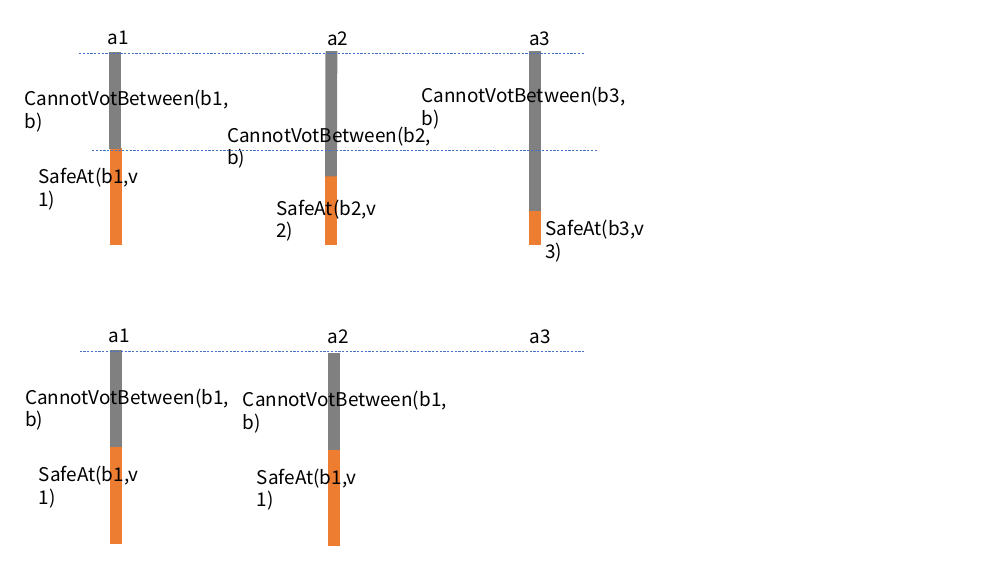
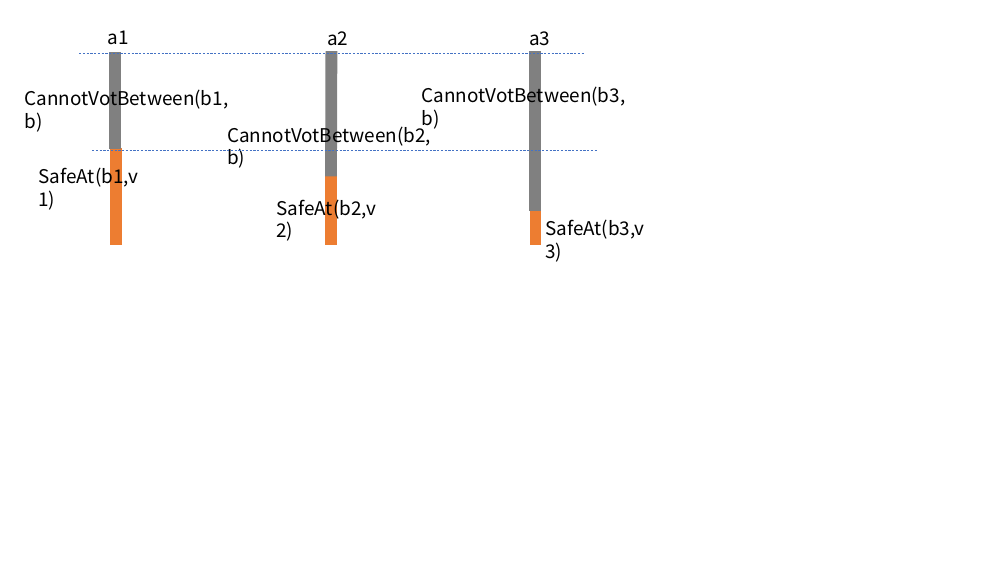
Before and after one commit to db-storage/tla_articles, a slide deck: slide 1 of drawings.pptx. Drawn at 1008x567 pixels with LibreOffice and Linux fonts; fonts in the diff are those of the drawing. Boxes give left, top, right and bottom in pixels: in the first picture for what was removed or moved away, otherwise in the second. Text is boxed around its words. In the diff, an @@ line names an element or a change of style, - is before the commit and + after.

```diff
--- a/drawings.pptx
+++ b/drawings.pptx
@@ text removed at bbox=[108, 328, 129, 342] @@
-a1
@@ text removed at bbox=[327, 329, 348, 343] @@
-a2
@@ text removed at bbox=[530, 329, 551, 344] @@
-a3
@@ line removed from (79, 352) to (586, 352) @@
@@ line removed from (116, 350) to (116, 448) @@
@@ line removed from (333, 352) to (333, 450) @@
@@ text removed at bbox=[25, 384, 229, 430] @@
-CannotVotBetween(b1,b)
@@ text removed at bbox=[243, 386, 447, 433] @@
-CannotVotBetween(b1,b)
@@ line removed from (116, 447) to (116, 544) @@
@@ line removed from (334, 449) to (334, 546) @@
@@ text removed at bbox=[39, 462, 138, 487] @@
-SafeAt(b1,v1)
@@ text removed at bbox=[257, 464, 356, 489] @@
-SafeAt(b1,v1)
```
Also in this commit, not shown: 1 slide added, 1 other file.
